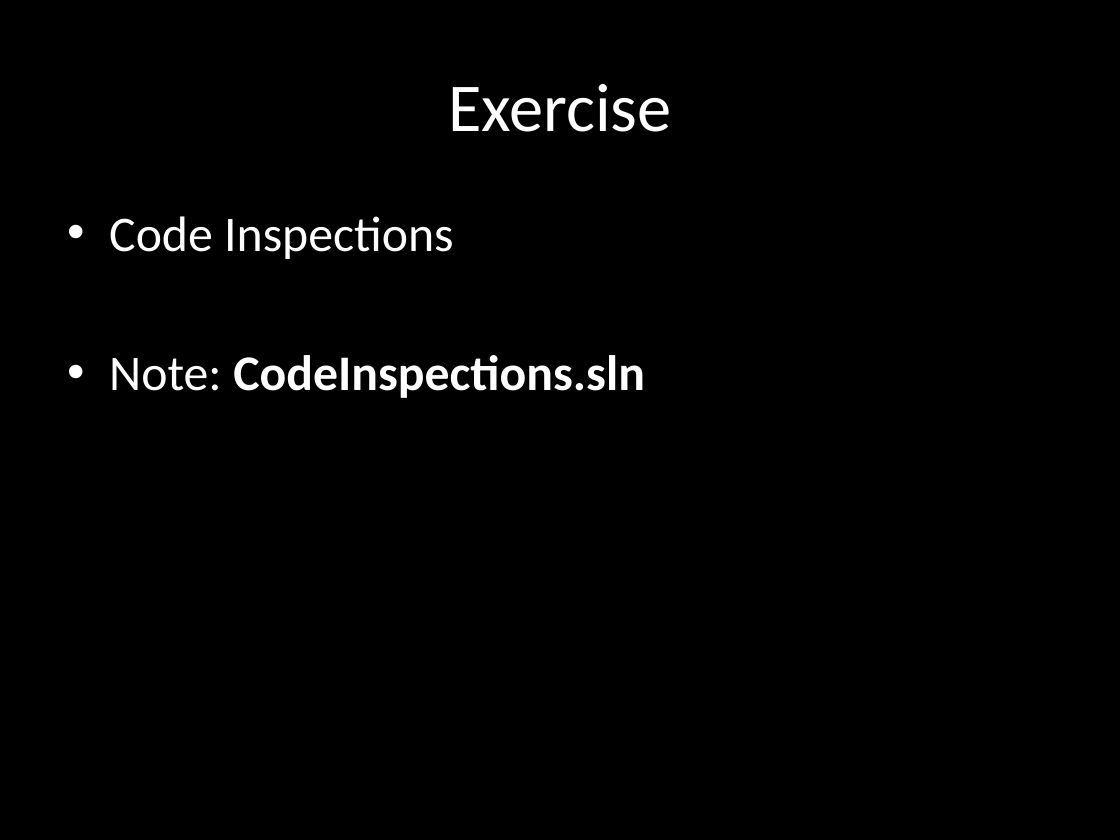
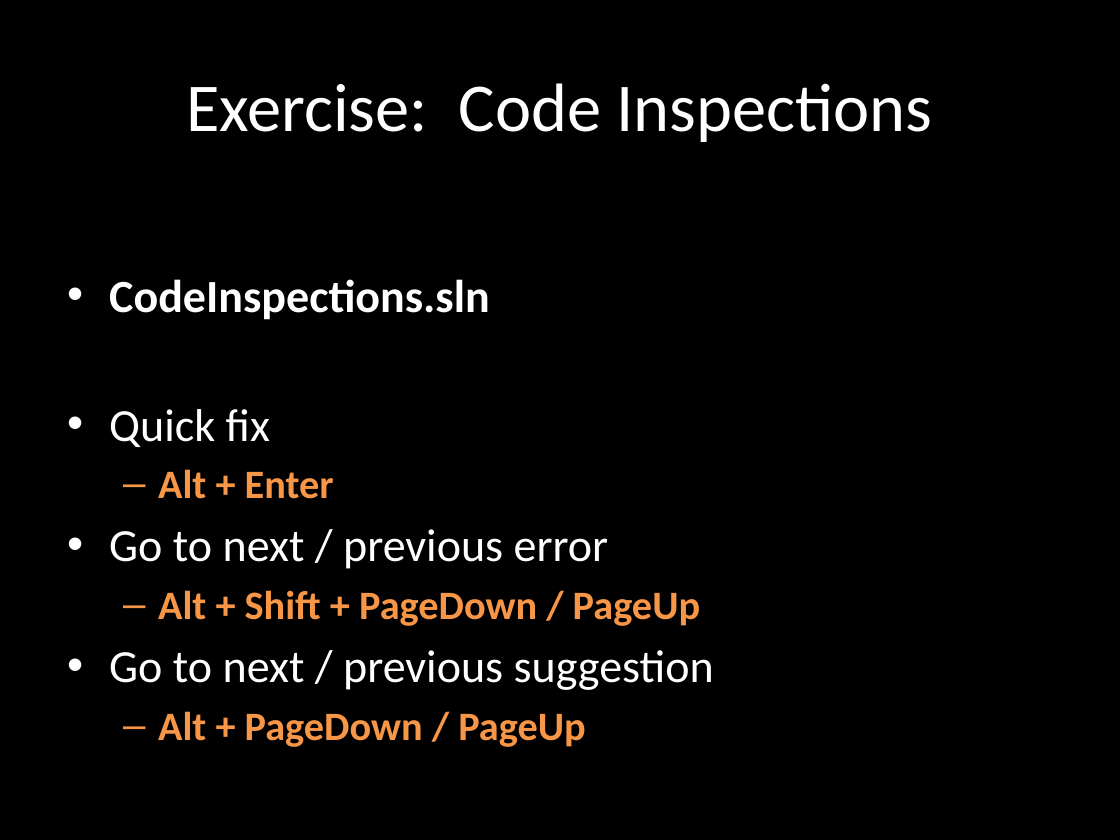
Before and after one commit to rasmuskl/ReSharperCourse, a slide deck: slide 9 of Presentations/2 - Exercises - ReSharper Course.pptx. Drawn at 1120x840 pixels with LibreOffice and Linux fonts; fonts in the diff are those of the drawing. Boxes give left, top, right and bottom in pixels: in the first picture for what was removed or moved away, otherwise in the second. Text is boxed around its words. In the diff, an @@ line names an element or a change of style, - is before the commit and + after.

```diff
--- a/Presentations/2 - Exercises - ReSharper Course.pptx
+++ b/Presentations/2 - Exercises - ReSharper Course.pptx
@@ title at box(186, 83, 933, 142): text changed @@
-Exercise
+Exercise: Code Inspections
@@ text at box(109, 279, 714, 747): text changed; size 32 to 29.6 pt; bold on @@
-• Code Inspections
-• Note: CodeInspections.sln
+• CodeInspections.sln
+• Quick fix
+  – Alt + Enter
+• Go to next / previous error
+  – Alt + Shift + PageDown / PageUp
+• Go to next / previous suggestion
+  – Alt + PageDown / PageUp
```
Also in this commit, not shown: 3 other slides changed, 2 slides added, 1 other file.
